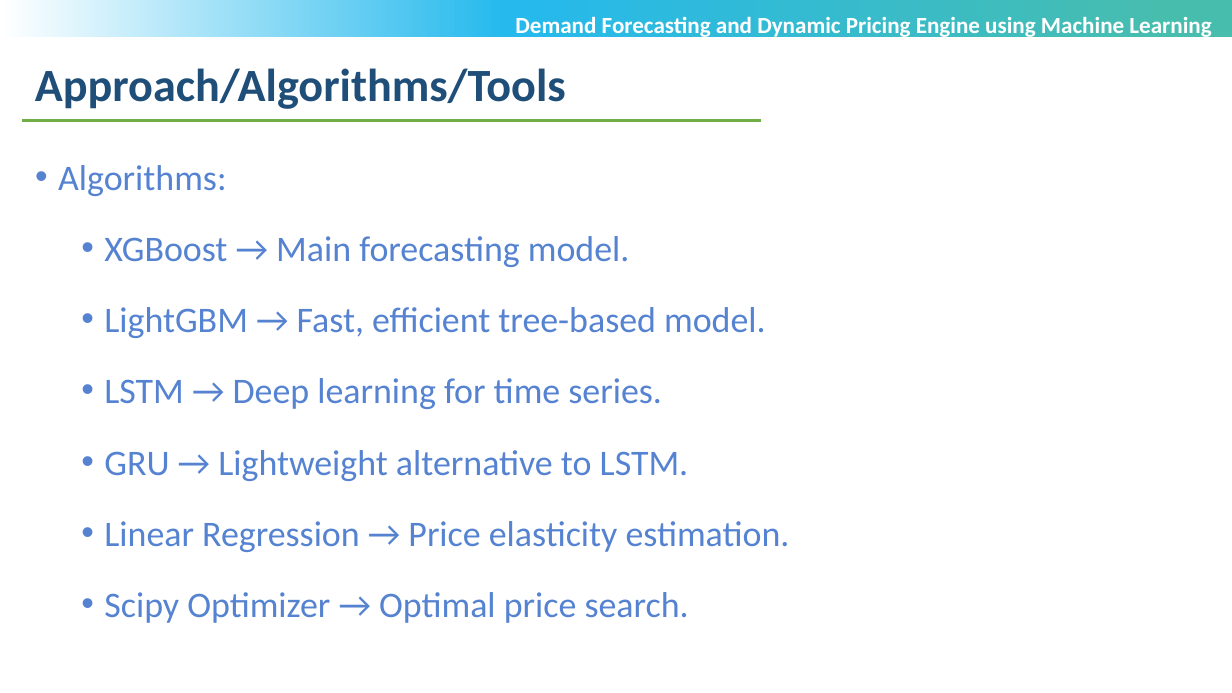
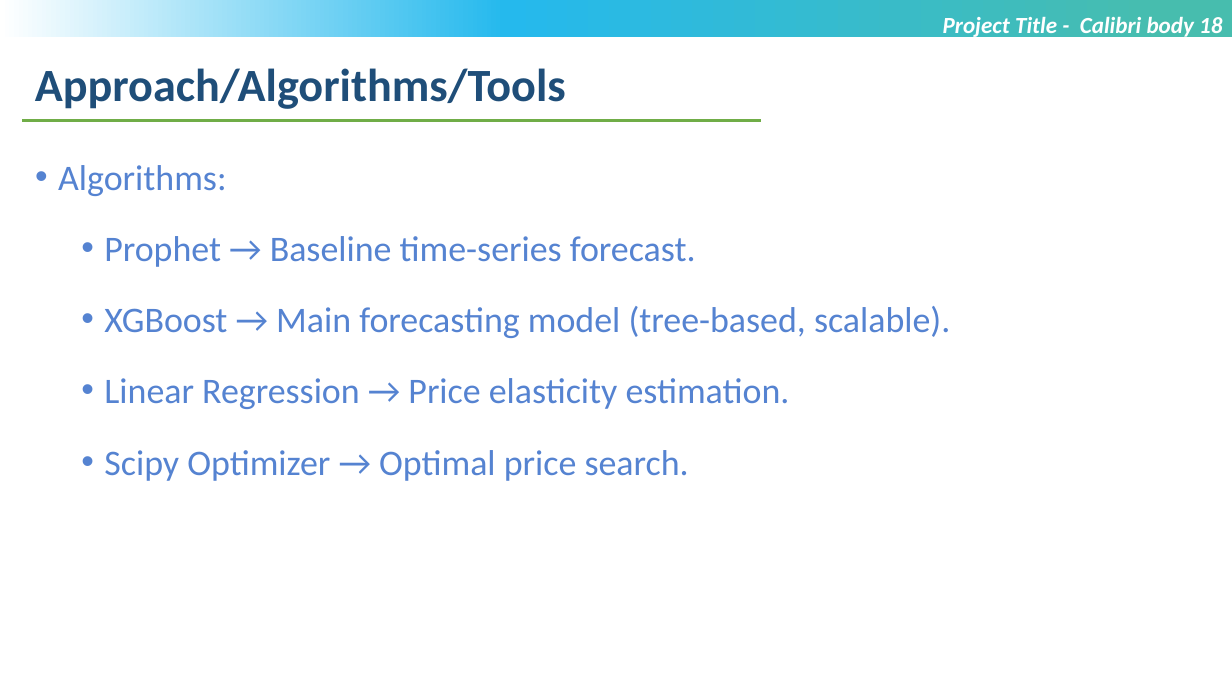
Before and after one commit to PathanAyubKhan/Review-1-PPT, a slide deck: slide 15 of 24MCS1047_MTech-Project_Review2_PPT_Template_V1.pptx. Drawn at 1232x693 pixels with LibreOffice and Linux fonts; fonts in the diff are those of the drawing; background and template pictures are left out. Boxes give left, top, right and bottom in pixels: in the first picture for what was removed or moved away, otherwise in the second. Text is boxed around its words. In the diff, an @@ line names an element or a change of style, - is before the commit and + after.

```diff
--- a/24MCS1047_MTech-Project_Review2_PPT_Template_V1.pptx
+++ b/24MCS1047_MTech-Project_Review2_PPT_Template_V1.pptx
@@ text at (943,17,1222,39): text changed; italic on @@
-Demand Forecasting and Dynamic Pricing Engine using Machine Learning
+Project Title - Calibri body 18
@@ text at (104,236,950,338): text changed @@
-  • XGBoost → Main forecasting model.
-  • LightGBM → Fast, efficient tree-based model.
-  • LSTM → Deep learning for time series.
-  • GRU → Lightweight alternative to LSTM.
+  • Prophet → Baseline time-series forecast.
+  • XGBoost → Main forecasting model (tree-based, scalable).
```
Also in this commit, not shown: 17 other slides changed, 1 other file.
